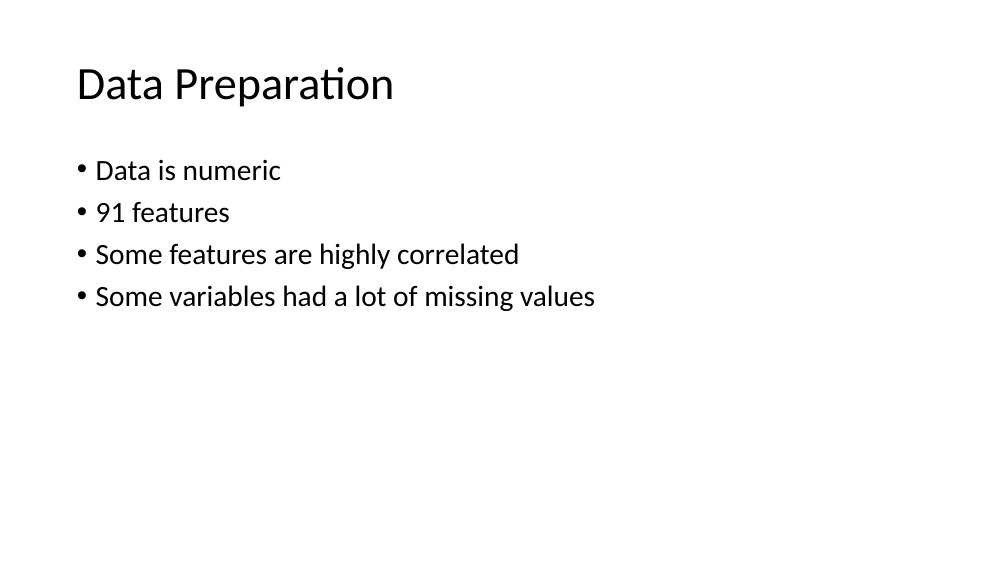
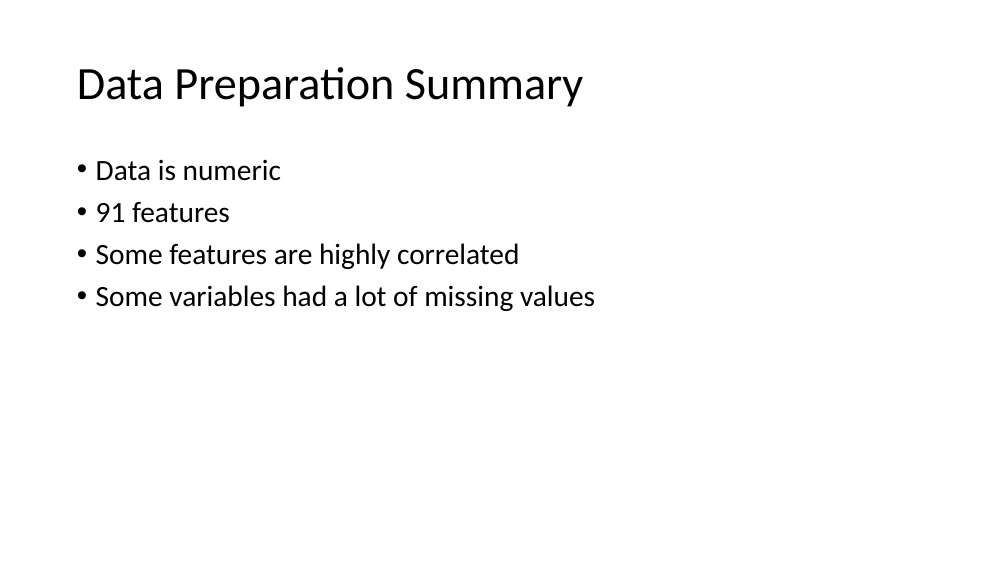
Before and after one commit to anikoloff/fraud_detection, a slide deck: slide 21 of fraud_detection.pptx. Drawn at 1008x567 pixels with LibreOffice and Linux fonts; fonts in the diff are those of the drawing. Boxes give left, top, right and bottom in pixels: in the first picture for what was removed or moved away, otherwise in the second. Text is boxed around its words. In the diff, an @@ line names an element or a change of style, - is before the commit and + after.

```diff
--- a/fraud_detection.pptx
+++ b/fraud_detection.pptx
@@ title at <box>77,67,583,107</box>: text changed @@
-Data Preparation
+Data Preparation Summary
```
Also in this commit, not shown: 10 other slides changed, 2 slides added, 1 slide removed, 2 other files.
